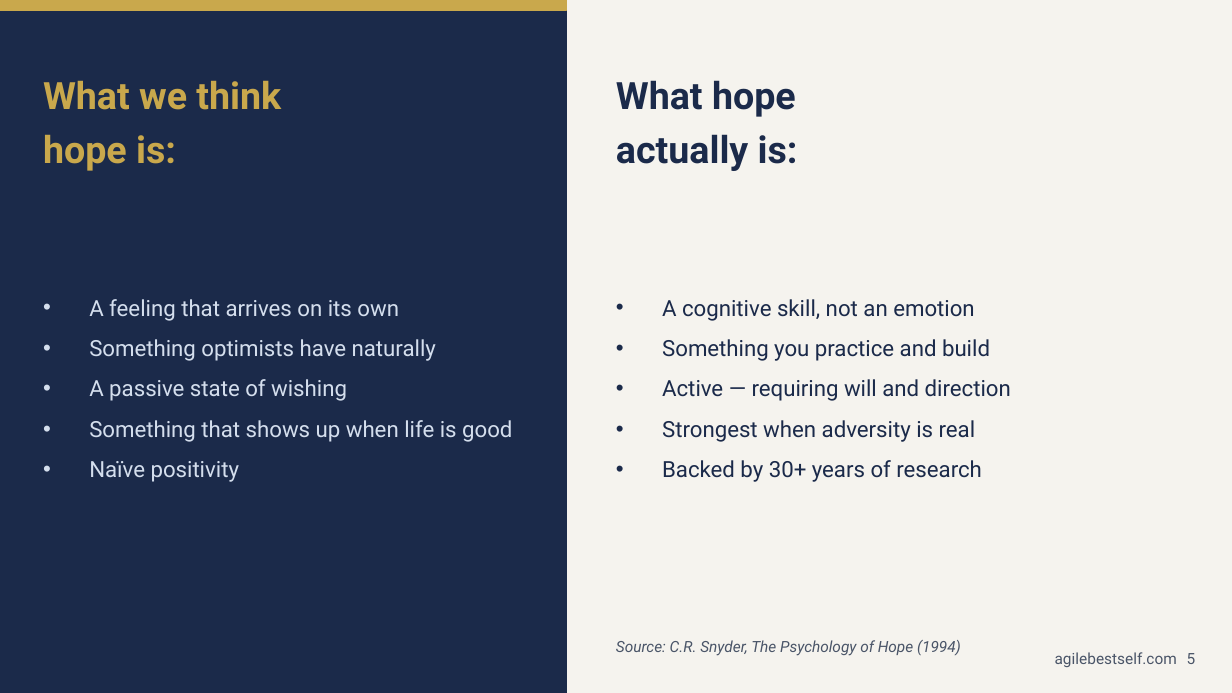
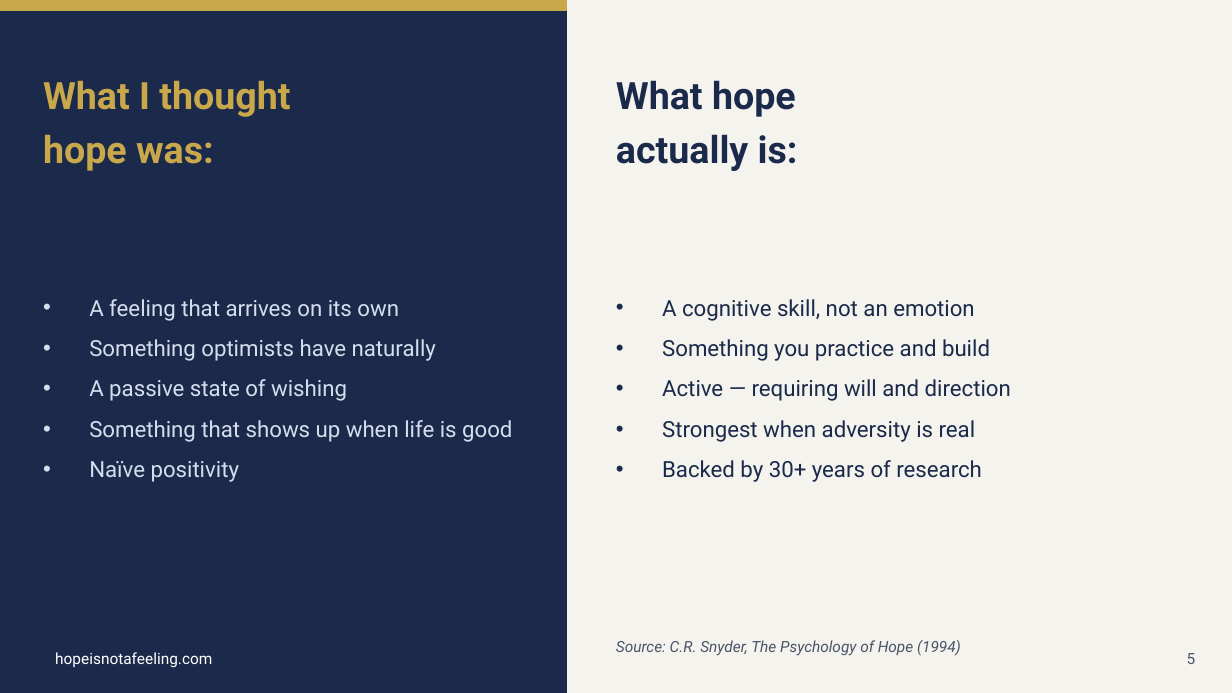
Before and after one commit to brhackerson/the-hope-habit, a slide deck: slide 5 of talks/hope-practice.pptx. Drawn at 1232x693 pixels with LibreOffice and Linux fonts; fonts in the diff are those of the drawing. Boxes give left, top, right and bottom in pixels: in the first picture for what was removed or moved away, otherwise in the second. Text is boxed around its words. In the diff, an @@ line names an element or a change of style, - is before the commit and + after.

```diff
--- a/talks/hope-practice.pptx
+++ b/talks/hope-practice.pptx
@@ text at bbox=[43, 81, 290, 171]: text changed @@
-What we think
-hope is:
+What I thought
+hope was:
@@ text at bbox=[55, 652, 212, 668]: text changed; text colour #4A5568 to #FFFFFF @@
-agilebestself.com
+hopeisnotafeeling.com
```
Also in this commit, not shown: 17 other slides changed.
